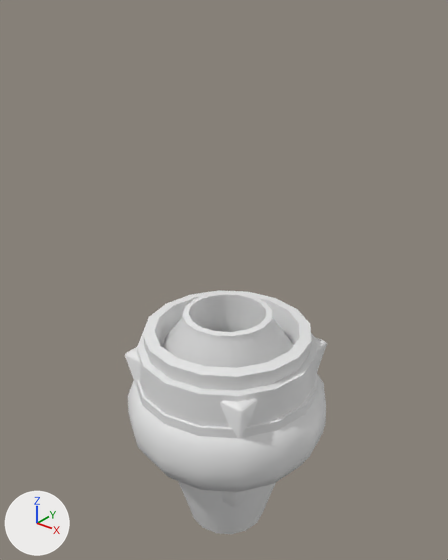
An edit to the FBX model Content/3D_Assets/Furniture/Topf.fbx, drawn before and after from the same camera.
The view is the same before and after, from a camera (50 mm lens) standing at (0.847, -1.072, 1.033) and looking at (-0.028, 0.021, 0.355). Arrows for +X, +Y and +Z are at lower left; the lights stay in place.

In view in the first picture: 'Topf 1', 'Topf 17', 'Topf 2', 'Topf 3', 'Topf 4', 'Topf 8', 'Topf 9'.
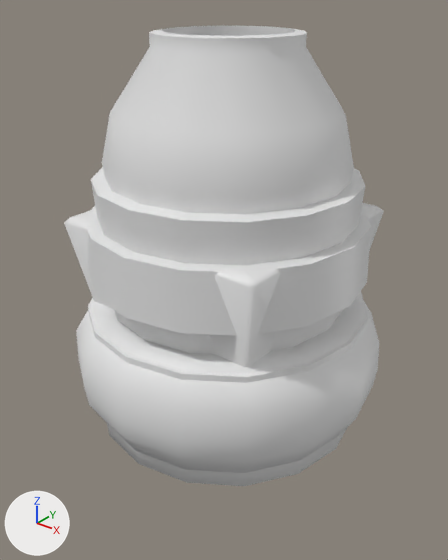
Pixel boxes [x1, y1, x2, y2] of what changed, in the pictures (448 x 560 px):
'Topf 17', moved, rescaled: before [162, 292, 293, 534]; after [102, 26, 354, 214]
'Topf 8', moved, rescaled (53% wider, 51% taller): before [128, 374, 326, 492]; after [76, 294, 379, 473]
'Topf 9', moved, rescaled (58% wider, 38% taller): before [137, 333, 316, 427]; after [87, 206, 371, 336]
'Topf 3', moved, rescaled: before [142, 291, 312, 391]; after [91, 167, 365, 355]
'Topf 1', moved, rescaled: before [125, 330, 327, 504]; after [64, 203, 384, 367]
'Topf 4', moved, rescaled (54% wider, 30% taller): before [136, 368, 318, 438]; after [88, 292, 368, 383]
'Topf 5', moved, rescaled (not visible before): after [107, 424, 347, 486]
'Topf 2', moved, rescaled (not visible afterwards): before [222, 496, 245, 507]

Patch to the scene script:
```diff
--- a/Content/3D_Assets/Furniture/Topf.fbx.py
+++ b/Content/3D_Assets/Furniture/Topf.fbx.py
@@ ob_topf_3 @@
 ob_topf_3 = bpy.data.objects.new('Topf 3', me_cylinder_014)
-ob_topf_3.location = (0.0, 0.0, 0.0)
-ob_topf_3.scale = (0.592, 0.592, 0.592)
+ob_topf_3.location = (0.0, 0.0, 0.3)
+ob_topf_3.scale = (0.842, 0.842, 0.842)
@@ ob_topf_5 @@
 ob_topf_5 = bpy.data.objects.new('Topf 5', me_cylinder_029)
-ob_topf_5.location = (0.0, 0.0, 0.0)
-ob_topf_5.scale = (0.214, 0.214, 0.214)
+ob_topf_5.location = (0.0, 0.0, 0.085)
+ob_topf_5.scale = (0.305, 0.305, 0.305)
@@ ob_topf_8 @@
 ob_topf_8 = bpy.data.objects.new('Topf 8', me_cylinder_032)
-ob_topf_8.location = (0.0, 0.0, 0.0)
-ob_topf_8.scale = (0.214, 0.214, 0.214)
+ob_topf_8.location = (0.0, 0.0, 0.188)
+ob_topf_8.scale = (0.305, 0.305, 0.305)
@@ ob_topf_9 @@
 ob_topf_9 = bpy.data.objects.new('Topf 9', me_cylinder_034)
-ob_topf_9.location = (0.0, 0.0, 0.0)
-ob_topf_9.scale = (0.214, 0.214, 0.214)
+ob_topf_9.location = (0.0, 0.0, 0.267)
+ob_topf_9.scale = (0.305, 0.305, 0.305)
@@ ob_topf_4 @@
 ob_topf_4 = bpy.data.objects.new('Topf 4', me_cylinder_028)
-ob_topf_4.location = (0.0, 0.0, 0.0)
-ob_topf_4.scale = (0.214, 0.214, 0.214)
+ob_topf_4.location = (0.0, 0.0, 0.169)
+ob_topf_4.scale = (0.305, 0.305, 0.305)
@@ ob_topf_17 @@
 ob_topf_17 = bpy.data.objects.new('Topf 17', me_cylinder_031)
-ob_topf_17.location = (0.0, 0.0, 0.0)
-ob_topf_17.scale = (0.214, 0.214, 0.214)
+ob_topf_17.location = (0.0, 0.0, 0.537)
+ob_topf_17.scale = (0.305, 0.305, 0.305)
@@ ob_topf_1 @@
 ob_topf_1 = bpy.data.objects.new('Topf 1', me_cube_221)
-ob_topf_1.location = (0.0, 0.0, 0.0)
-ob_topf_1.scale = (0.592, 0.592, 0.592)
+ob_topf_1.location = (0.0, 0.0, 0.289)
+ob_topf_1.scale = (0.842, 0.842, 0.842)
@@ ob_topf_2 @@
 ob_topf_2 = bpy.data.objects.new('Topf 2', me_cube_222)
-ob_topf_2.location = (0.0, 0.0, 0.0)
-ob_topf_2.scale = (0.592, 0.592, 0.592)
+ob_topf_2.location = (0.0, 0.0, 0.3)
+ob_topf_2.scale = (0.842, 0.842, 0.842)
```
